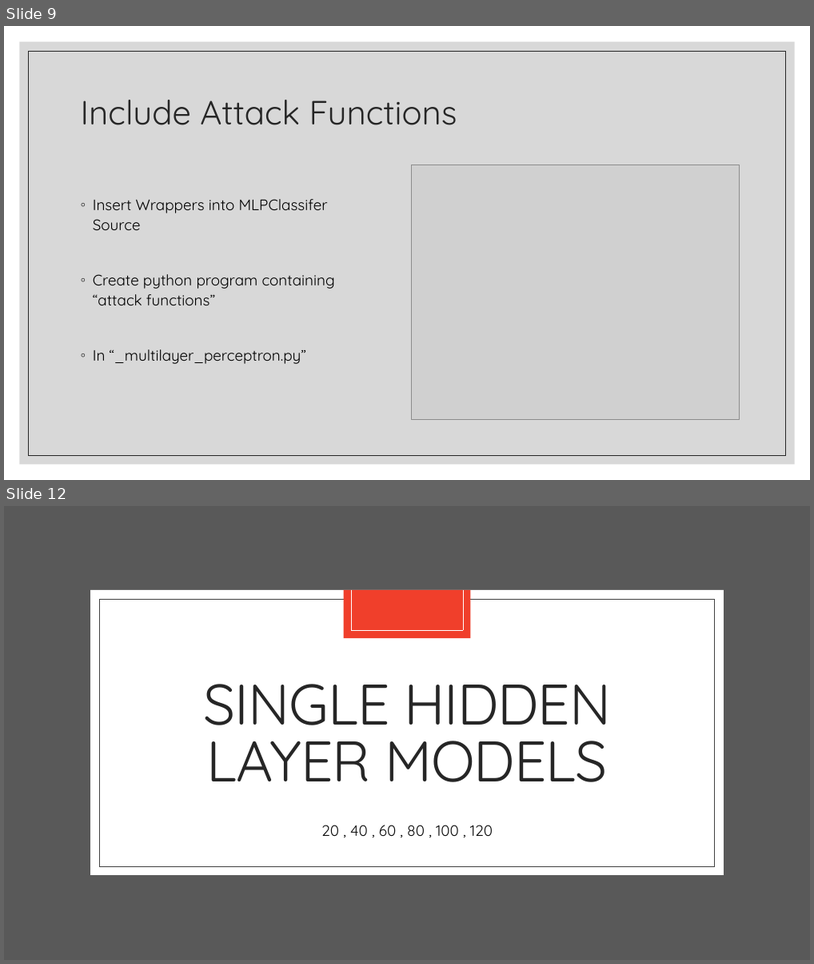
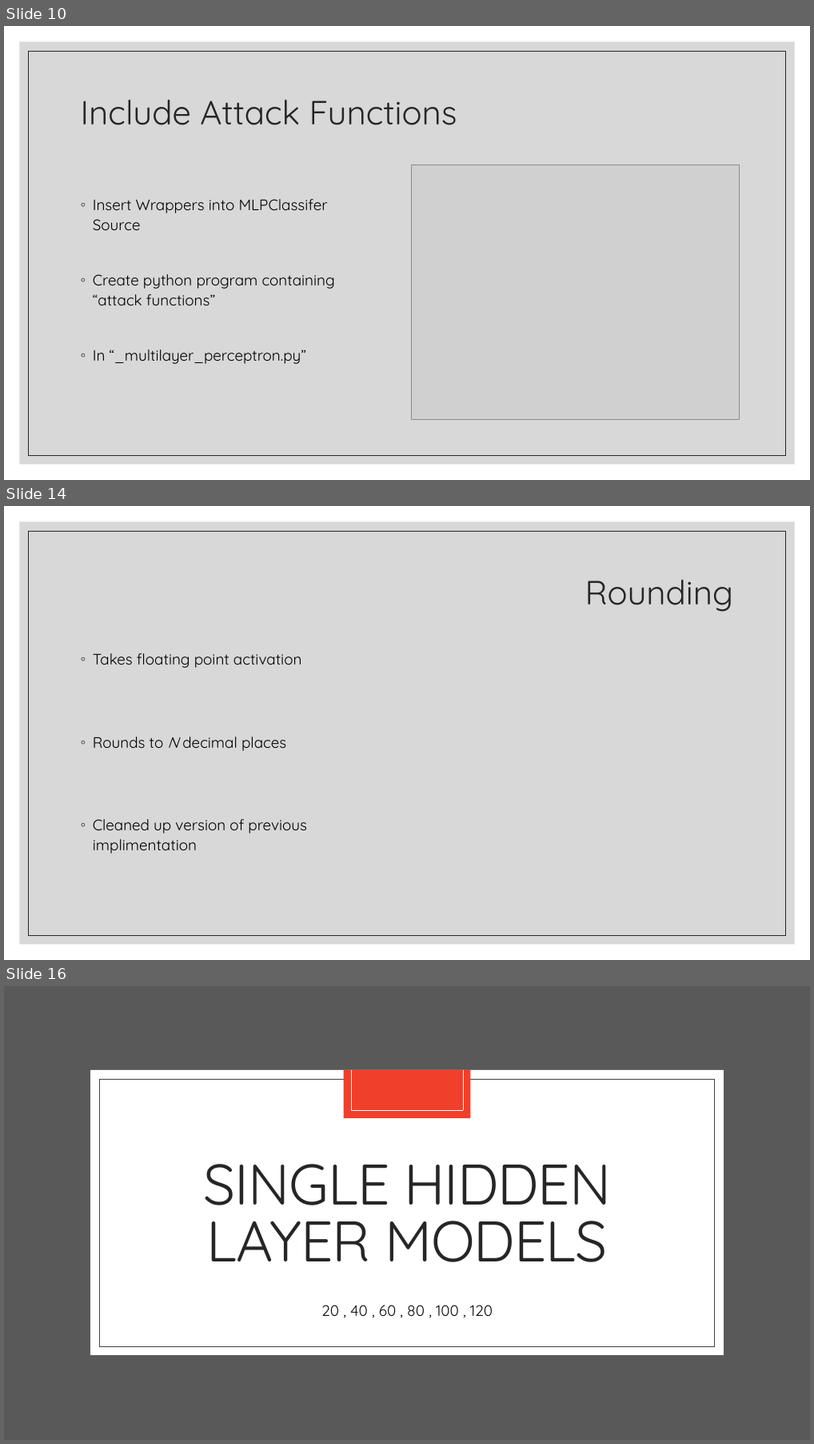
Before and after one commit to landonbuell/Convolutional-Neural-Networks, a slide deck: Presentations/09_04_2020/Modeling Attack Functions.pptx. Shown one above the other, each under a label of ours: slides 9 and 12 before the commit, slides 10, 14 and 16 after it; the slides between them are not shown. The pictures are 814x964 and 814x1444 pixels, drawn with LibreOffice and Linux fonts; fonts in the diff are those of the drawing; grey boxes stand for pictures. Boxes give left, top, right and bottom in pixels: in the first picture for what was removed or moved away, otherwise in the second. Text is boxed around its words. In the diff, an @@ line names an element or a change of style, - is before the commit and + after.

Commit message:
10 April 2020
- Modified ATTACK to include binary trigger condition
- Running program for round to 0 w/ 50/50 external trigger
- Need to create & impliment analysis script
- Modifying powerpoint for 4/13

```diff
--- a/Presentations/09_04_2020/Modeling Attack Functions.pptx
+++ b/Presentations/09_04_2020/Modeling Attack Functions.pptx
@@ slide 14 added at [4, 506, 810, 960], background #FFFFFF; not listed: 2 template elements that a slide beside it also shows @@
@@ title added at [586, 580, 734, 612], 40 pt, text #262626 @@
+Rounding
@@ text added at [93, 653, 307, 853], 18 pt, text #000000 @@
+◦ Takes floating point activation
+◦ Rounds to N decimal places
+◦ Cleaned up version of previous implimentation
@@ what was slide 9 is now slide 10 @@
@@ what was slide 12 is now slide 16 @@
```
Also in this commit, not shown: 1 slide changed, 5 other slides added, 1 slide removed, 5 other files.
